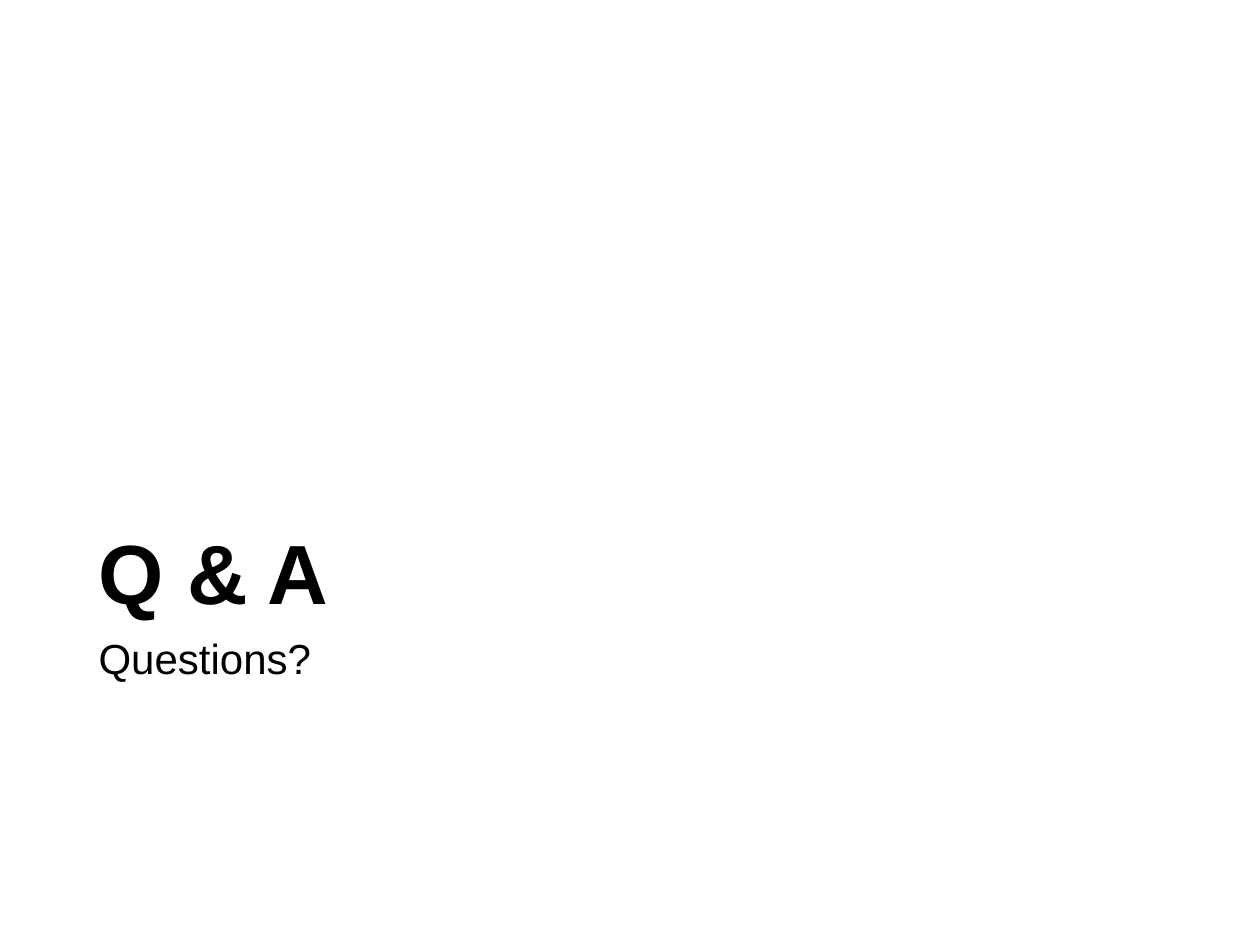
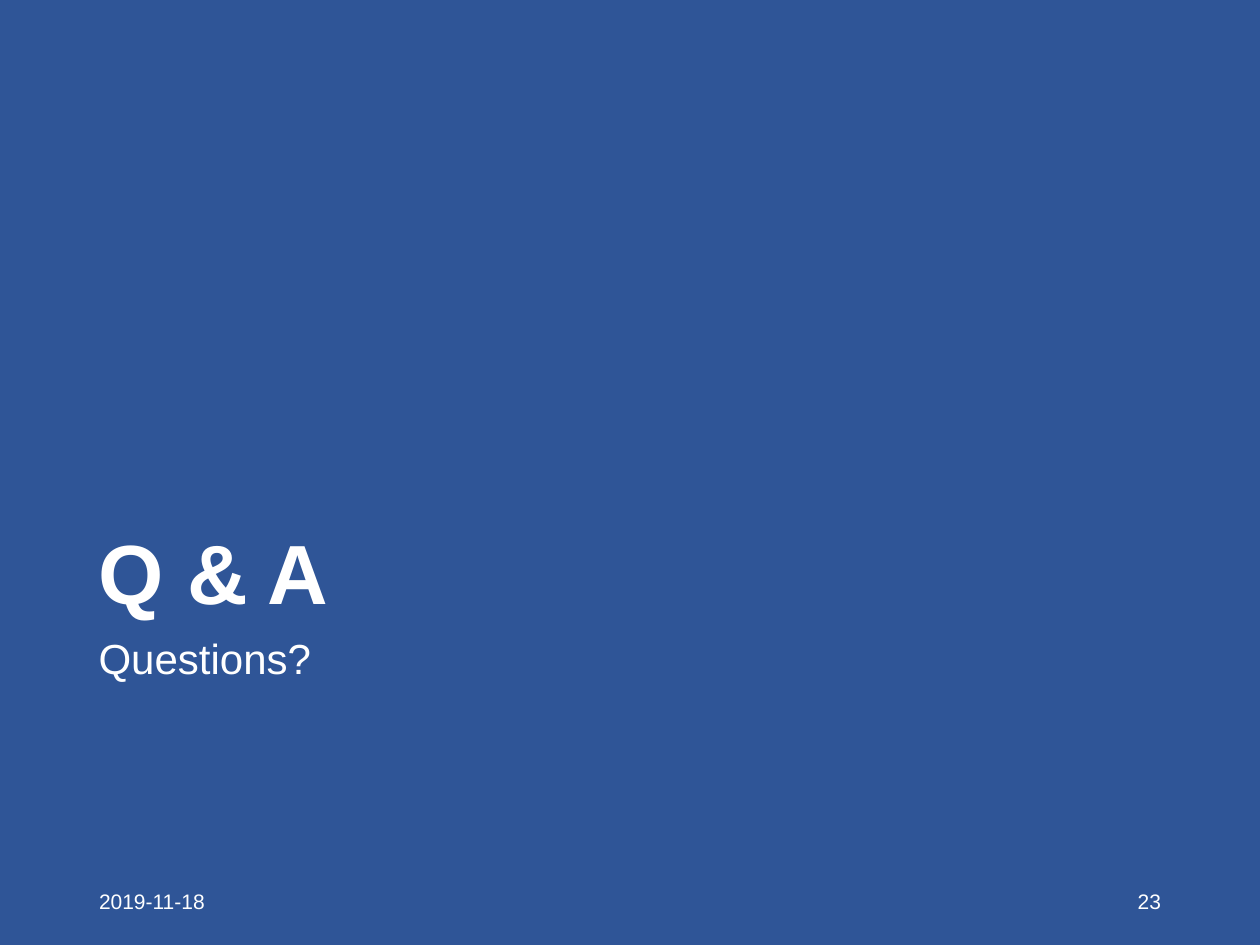
Before and after one commit to zahir-firoze/MIE350Proj, a slide deck: slide 23 of Project Presentation/MIE350 - Project Presentation.ppt. Drawn at 1260x945 pixels with LibreOffice and Linux fonts; fonts in the diff are those of the drawing. Boxes give left, top, right and bottom in pixels: in the first picture for what was removed or moved away, otherwise in the second. Text is boxed around its words. In the diff, an @@ line names an element or a change of style, - is before the commit and + after.

```diff
--- a/Project Presentation/MIE350 - Project Presentation.ppt
+++ b/Project Presentation/MIE350 - Project Presentation.ppt
@@ background #FFFFFF to #2F5597 @@
@@ title "Q & A" at <box>99,545,329,619</box>: text colour #000000 to #FFFFFF @@
@@ text "Questions?" at <box>99,643,311,682</box>: text colour #000000 to #FFFFFF @@
@@ text added at <box>99,894,205,909</box>, 12 pt, text #FFFFFF @@
+2019-11-18
@@ page number added at <box>1138,894,1161,909</box>, 12 pt, text #FFFFFF @@
+23
```
Also in this commit, not shown: 22 other slides changed.
